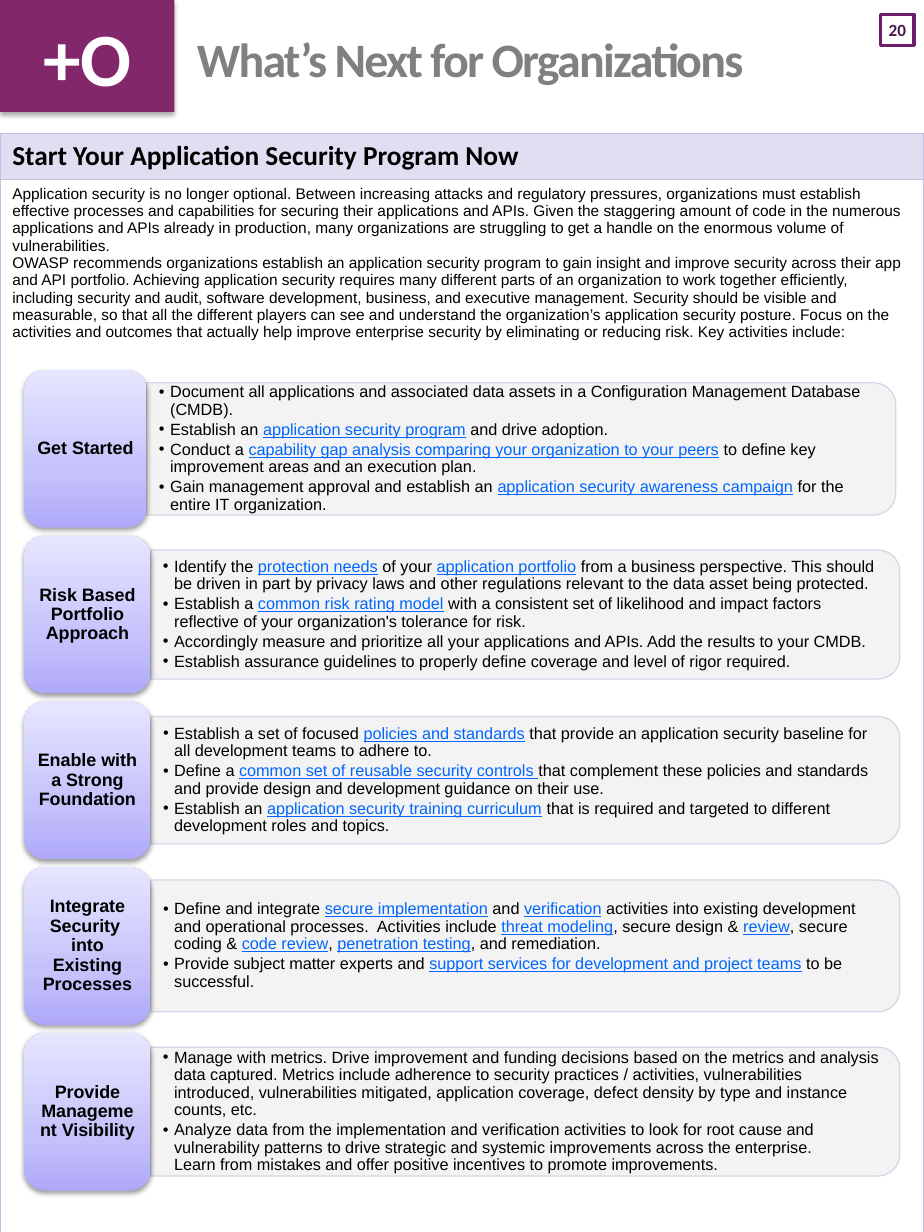
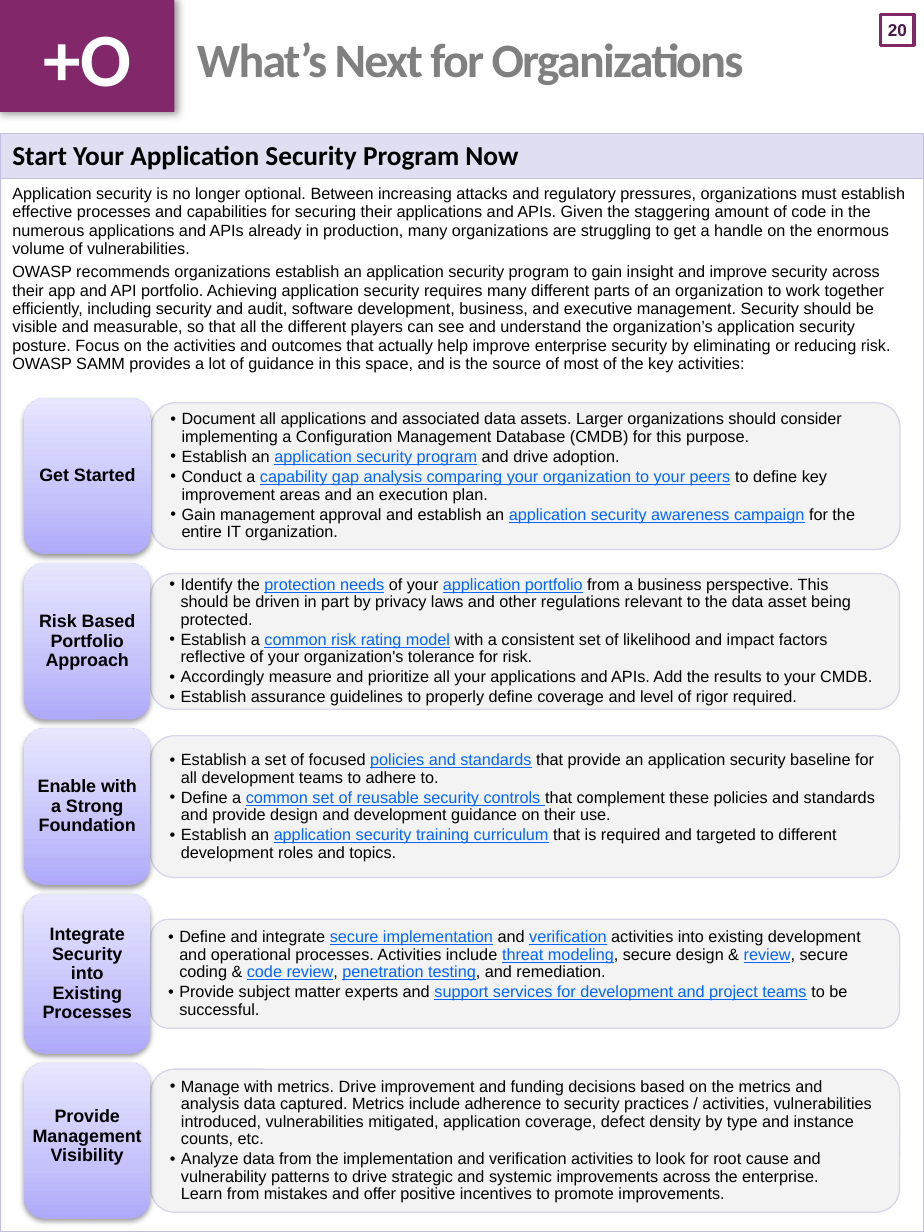
Before and after one commit to OWASP/Top10, a slide deck: slide 21 of 2017/OWASP Top 10 2017 GM (en).pptx. Drawn at 924x1232 pixels with LibreOffice and Linux fonts; fonts in the diff are those of the drawing. Boxes give left, top, right and bottom in pixels: in the first picture for what was removed or moved away, otherwise in the second. Text is boxed around its words. In the diff, an @@ line names an element or a change of style, - is before the commit and + after.

Commit message:
OWASP Top 10 2017 Golden Master
Regenerate final Golden Master docx, PDF, html, upload latest PPTX, etc.
General tidy up of Markdown.

```diff
--- a/2017/OWASP Top 10 2017 GM (en).pptx
+++ b/2017/OWASP Top 10 2017 GM (en).pptx
@@ text "+O" at box(0, 0, 175, 112): shadow on @@
@@ page number at box(881, 15, 915, 46): font Calibri to Arial; outline #6D1D6B 2 pt to #83276B 2 pt @@
@@ table at box(0, 133, 924, 1232) @@
-row 2, column 1: Application security is no longer optional. Between increasing attacks and regulatory pressures, organizations must establish effective processes and capabilities for securing their applications and APIs. Given the staggering amount of code in the numerous applications and APIs already in production, many organizations are struggling to get a handle on the enormous volume of vulnerabilities. / OWASP recommends organizations establish an application security program to gain insight and improve security across their app and API portfolio. Achieving application security requires many different parts of an organization to work together efficiently, including security and audit, software development, business, and executive management. Security should be visible and measurable, so that all the different players can see and understand the organization’s application security posture. Focus on the activities and outcomes that actually help improve enterprise security by eliminating or reducing risk. Key activities include:
+row 2, column 1: Application security is no longer optional. Between increasing attacks and regulatory pressures, organizations must establish effective processes and capabilities for securing their applications and APIs. Given the staggering amount of code in the numerous applications and APIs already in production, many organizations are struggling to get a handle on the enormous volume of vulnerabilities. / OWASP recommends organizations establish an application security program to gain insight and improve security across their app and API portfolio. Achieving application security requires many different parts of an organization to work together efficiently, including security and audit, software development, business, and executive management. Security should be visible and measurable, so that all the different players can see and understand the organization’s application security posture. Focus on the activities and outcomes that actually help improve enterprise security by eliminating or reducing risk. OWASP SAMM provides a lot of guidance in this space, and is the source of most of the key activities:
@@ rounded rectangle: place and size @@
-rounded rectangle at box(25, 370, 147, 527)
+rounded rectangle at box(23, 398, 150, 554)
@@ text "Get Started": place and size @@
-text "Get Started" at box(37, 441, 134, 454)
+text "Get Started" at box(39, 468, 136, 481)
@@ round same rect to rounded rectangle in 5 elements at box(150, 574, 899, 710), box(151, 736, 900, 878), box(151, 918, 900, 1028), box(150, 1069, 899, 1212), box(151, 402, 900, 549) @@
@@ rounded rectangle: place and size @@
-rounded rectangle at box(146, 383, 895, 514)
+rounded rectangle at box(151, 402, 900, 549)
@@ text "Document all applications and associated ...": place and size @@
-text "Document all applications and associated ..." at box(170, 385, 860, 514)
+text "Document all applications and associated ..." at box(182, 412, 855, 541)
@@ text at box(182, 412, 842, 446): text changed @@
-  •• Document all applications and associated data assets in a Configuration Management Database (CMDB).
+  • Document all applications and associated data assets. Larger organizations should consider implementing a Configuration Management Database (CMDB) for this purpose.
@@ text at box(182, 450, 855, 541): bullet •• to • @@
@@ rounded rectangle: place and size @@
-rounded rectangle at box(151, 550, 900, 679)
+rounded rectangle at box(150, 574, 899, 710)
@@ text "Identify the protection needs of ...": place and size @@
-text "Identify the protection needs of ..." at box(174, 560, 874, 671)
+text "Identify the protection needs of ..." at box(181, 578, 872, 706)
@@ rounded rectangle: place and size @@
-rounded rectangle at box(152, 716, 901, 844)
+rounded rectangle at box(151, 736, 900, 878)
@@ text "Establish a set of focused ...": place and size @@
-text "Establish a set of focused ..." at box(174, 727, 868, 835)
+text "Establish a set of focused ..." at box(181, 753, 875, 862)
@@ 3 texts, 3 rounded rectangles: place and size @@
-3 texts, 3 rounded rectangles at box(25, 536, 152, 1025)
+3 texts, 3 rounded rectangles at box(23, 563, 150, 1053)
@@ rounded rectangle: place and size @@
-rounded rectangle at box(151, 880, 900, 1012)
+rounded rectangle at box(151, 918, 900, 1028)
@@ text "Define and integrate secure implementation ...": place and size @@
-text "Define and integrate secure implementation ..." at box(174, 902, 856, 987)
+text "Define and integrate secure implementation ..." at box(179, 930, 861, 1015)
@@ rounded rectangle: place and size @@
-rounded rectangle at box(25, 1032, 152, 1190)
+rounded rectangle at box(23, 1063, 150, 1220)
@@ rounded rectangle: place and size @@
-rounded rectangle at box(151, 1047, 900, 1176)
+rounded rectangle at box(150, 1069, 899, 1212)
@@ bullet •• to • in 4 elements at box(181, 578, 872, 706), box(181, 753, 875, 862), box(179, 930, 861, 1015), box(181, 1080, 872, 1203) @@
@@ text "Manage with metrics. Drive improvement ...": place and size @@
-text "Manage with metrics. Drive improvement ..." at box(174, 1051, 879, 1174)
+text "Manage with metrics. Drive improvement ..." at box(181, 1080, 872, 1203)
@@ text "Provide Management Visibility": place and size @@
-text "Provide Management Visibility" at box(55, 1085, 135, 1140)
+text "Provide Management Visibility" at box(33, 1109, 142, 1165)
@@ text "Provide Management Visibility" at box(33, 1109, 142, 1165): vertical alignment middle to top @@
```
Also in this commit, not shown: 26 other slides changed, 22 other files.
